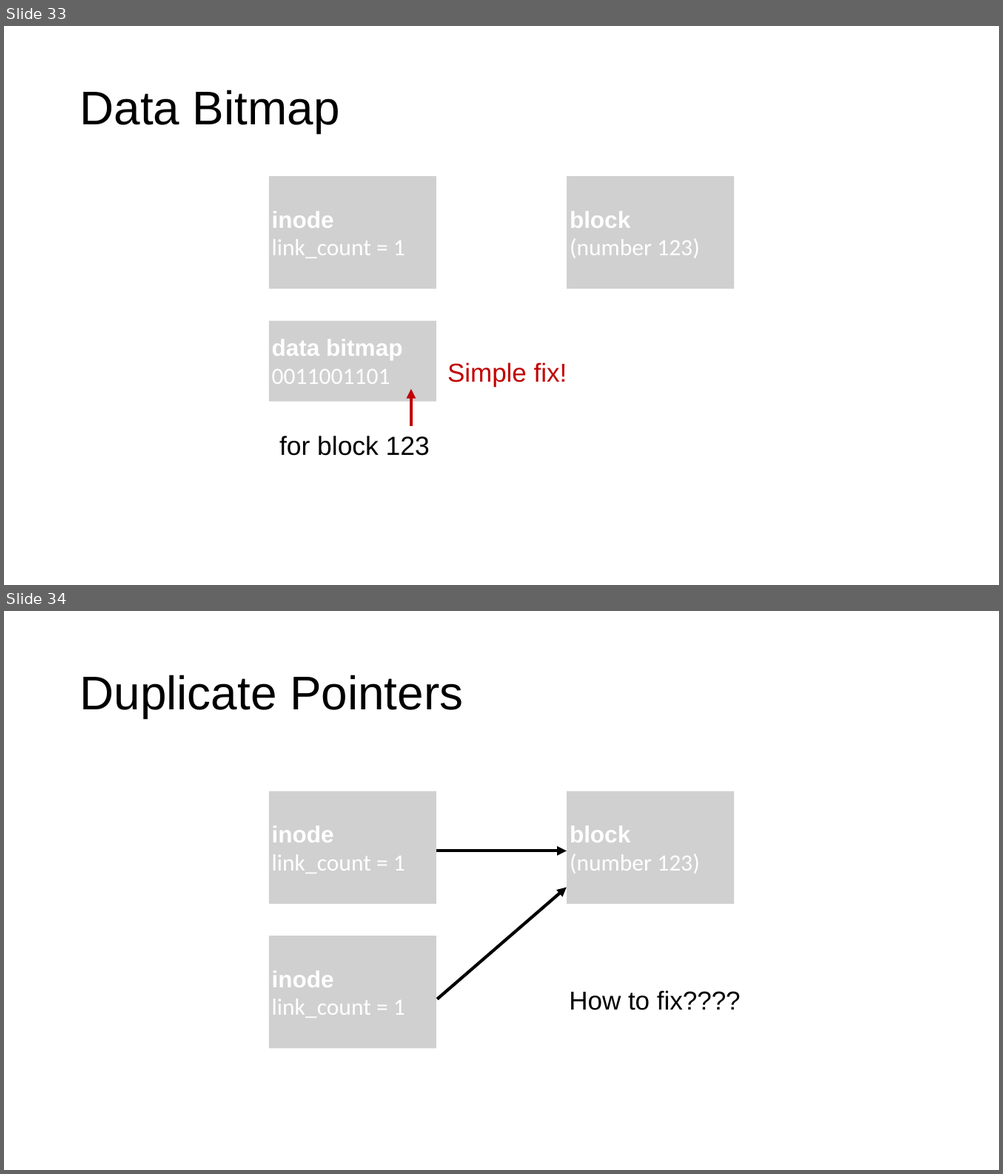
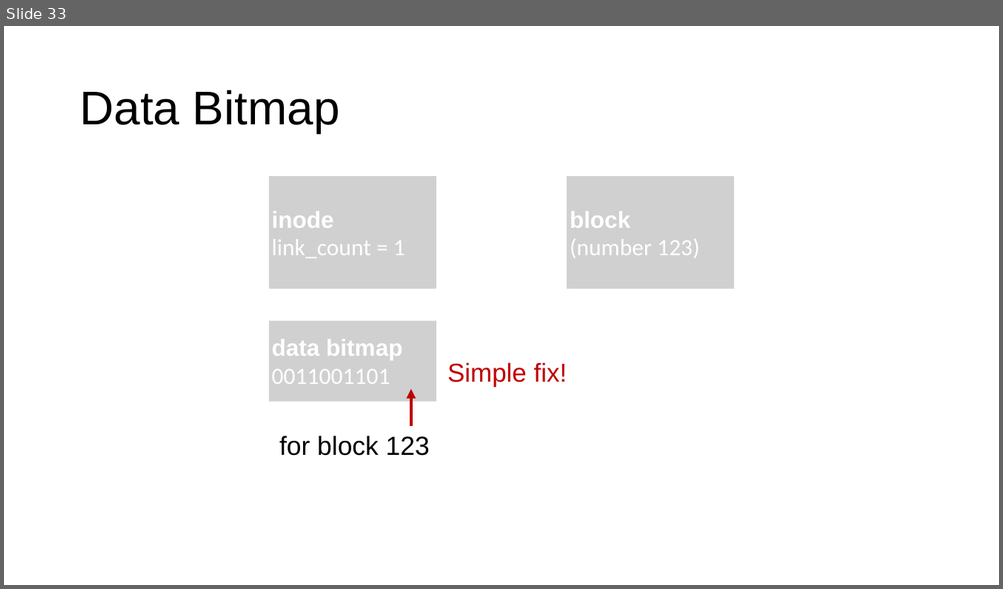
Before and after one commit to ngsrinivas/coursegen, a slide deck: ex/416-F23/staging/416-F23/lectures/12-crash-consistency.pptx. Shown one above the other, each under a label of ours: slides 33 and 34 before the commit, slide 33 after it. The pictures are 1003x1174 and 1003x589 pixels, drawn with LibreOffice and Linux fonts; fonts in the diff are those of the drawing; grey boxes stand for pictures. Boxes give left, top, right and bottom in pixels: in the first picture for what was removed or moved away, otherwise in the second. Text is boxed around its words. In the diff, an @@ line names an element or a change of style, - is before the commit and + after.

```diff
--- a/ex/416-F23/staging/416-F23/lectures/12-crash-consistency.pptx
+++ b/ex/416-F23/staging/416-F23/lectures/12-crash-consistency.pptx
@@ slide 34 removed at <box>4,611,999,1170</box>, background #FFFFFF @@
@@ title removed at <box>79,675,463,718</box> @@
-Duplicate Pointers
@@ picture removed at <box>269,792,436,904</box> @@
-inode
-link_count = 1
@@ picture removed at <box>566,792,734,904</box> @@
-block
-(number 123)
@@ arrow removed from (437, 851) to (566, 851) @@
@@ arrow removed from (437, 999) to (566, 888) @@
@@ picture removed at <box>269,937,436,1049</box> @@
-inode
-link_count = 1
@@ text removed at <box>569,991,740,1011</box> @@
-How to fix????
```
Also in this commit, not shown: 71 other slides removed, 3 other files.
